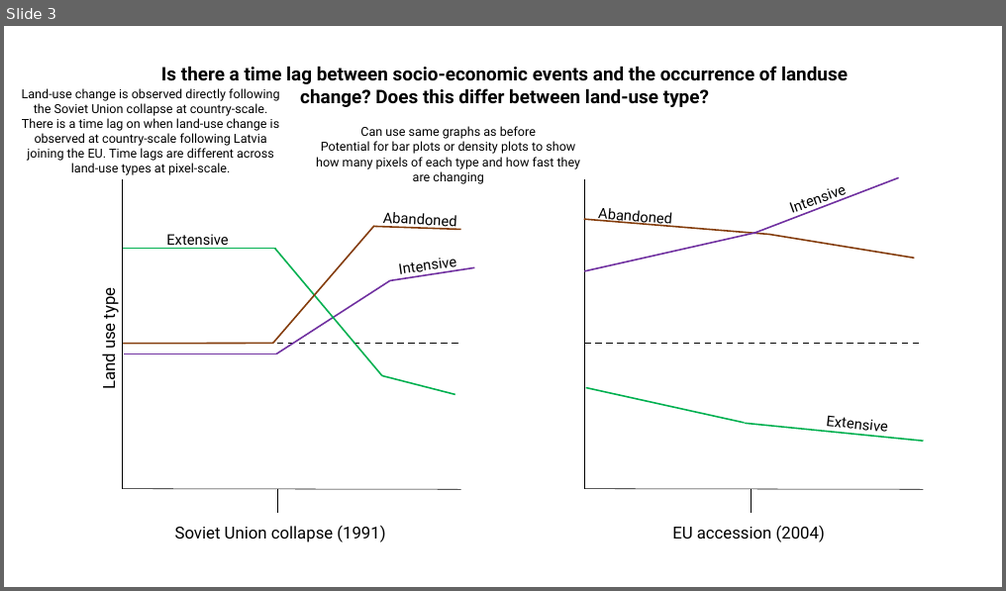
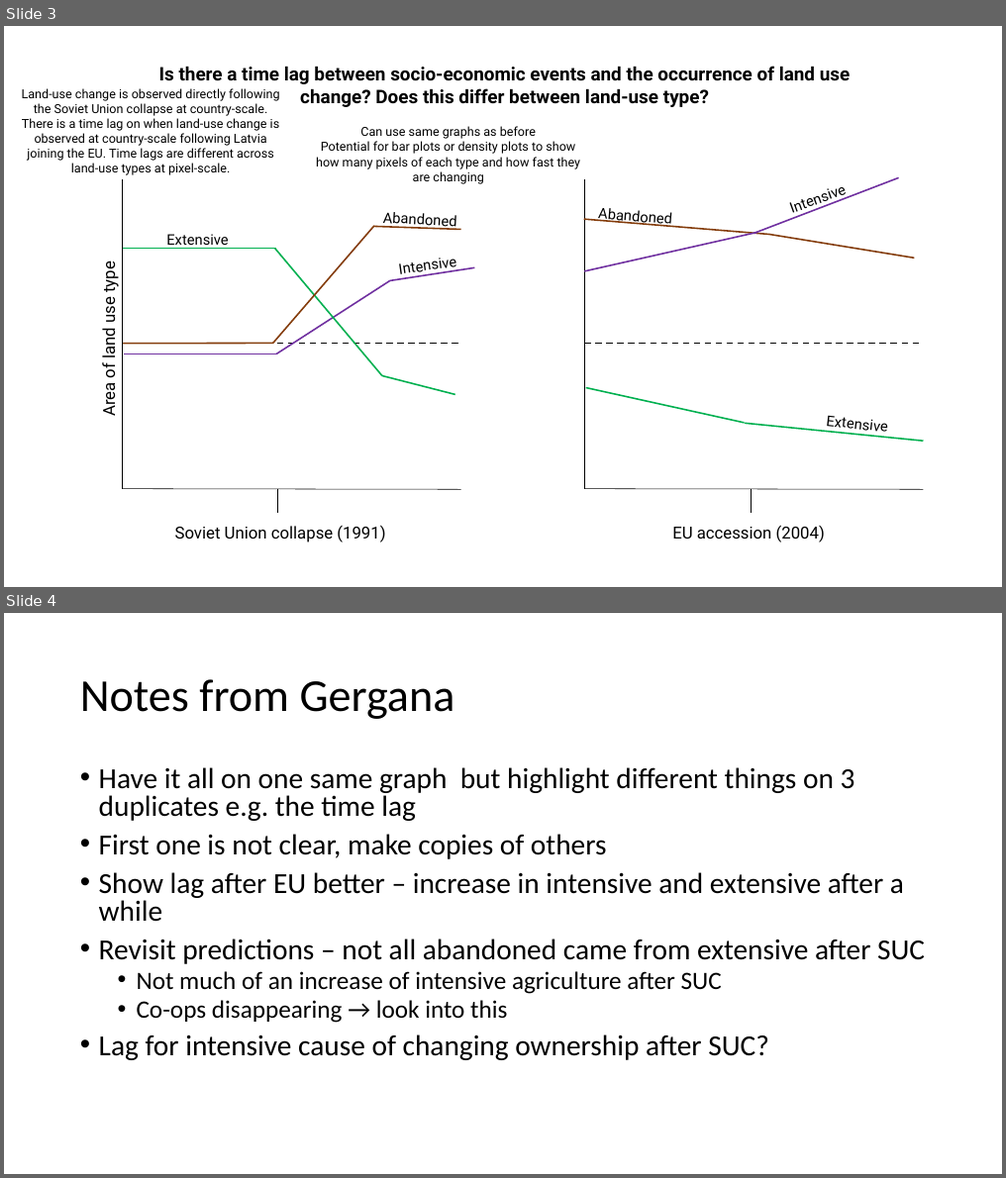
Before and after one commit to izzyrich/dissertation, a slide deck: images/prediction_graphs.pptx. Shown one above the other, each under a label of ours: slide 3 before the commit, slides 3 and 4 after it. The pictures are 1006x591 and 1006x1178 pixels, drawn with LibreOffice and Linux fonts; fonts in the diff are those of the drawing. Boxes give left, top, right and bottom in pixels: in the first picture for what was removed or moved away, otherwise in the second. Text is boxed around its words. In the diff, an @@ line names an element or a change of style, - is before the commit and + after.

Commit message:
Izzy met with Gergana

```diff
--- a/images/prediction_graphs.pptx
+++ b/images/prediction_graphs.pptx
@@ slide 4 added at [4,613,1002,1174], background #FFFFFF @@
@@ title added at [80,679,455,719], 44 pt, text #000000 @@
+Notes from Gergana
@@ text added at [99,767,925,1060], 28 pt, text #000000 @@
+• Have it all on one same graph but highlight different things on 3 duplicates e.g. the time lag
+• First one is not clear, make copies of others
+• Show lag after EU better – increase in intensive and extensive after a while
+• Revisit predictions – not all abandoned came from extensive after SUC
+  • Not much of an increase of intensive agriculture after SUC
+  • Co-ops disappearing → look into this
+• Lag for intensive cause of changing ownership after SUC?
@@ slide 3 changed as well @@
@@ text at [159,66,849,84]: spaces changed @@
-Is there a time lag between socio-economic events and the occurrence of landuse
+Is there a time lag between socio-economic events and the occurrence of land use
@@ text at [97,265,119,415]: text changed @@
-Land use type
+Area of land use type
```
Also in this commit, not shown: 2 other slides changed, 3 other files.
